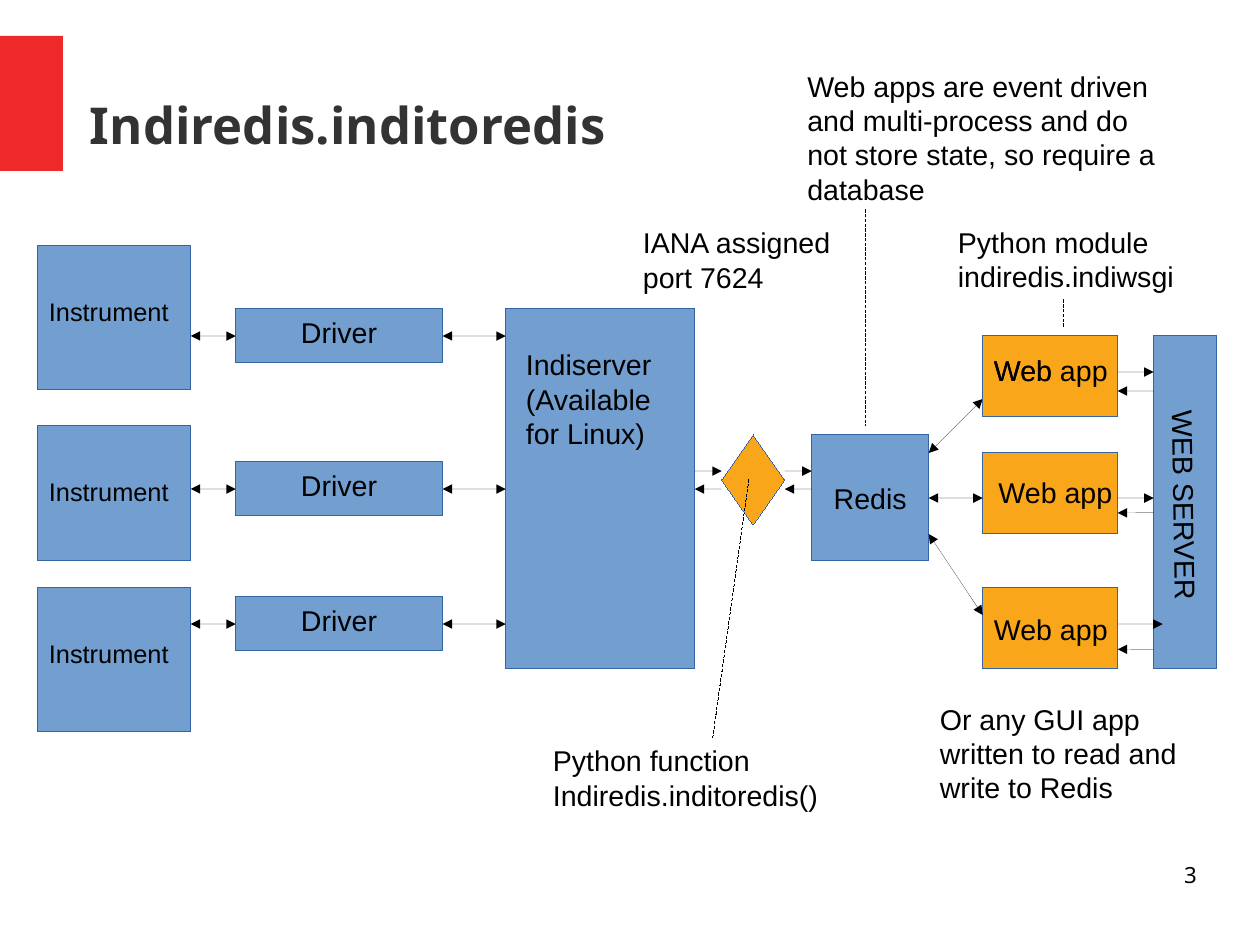
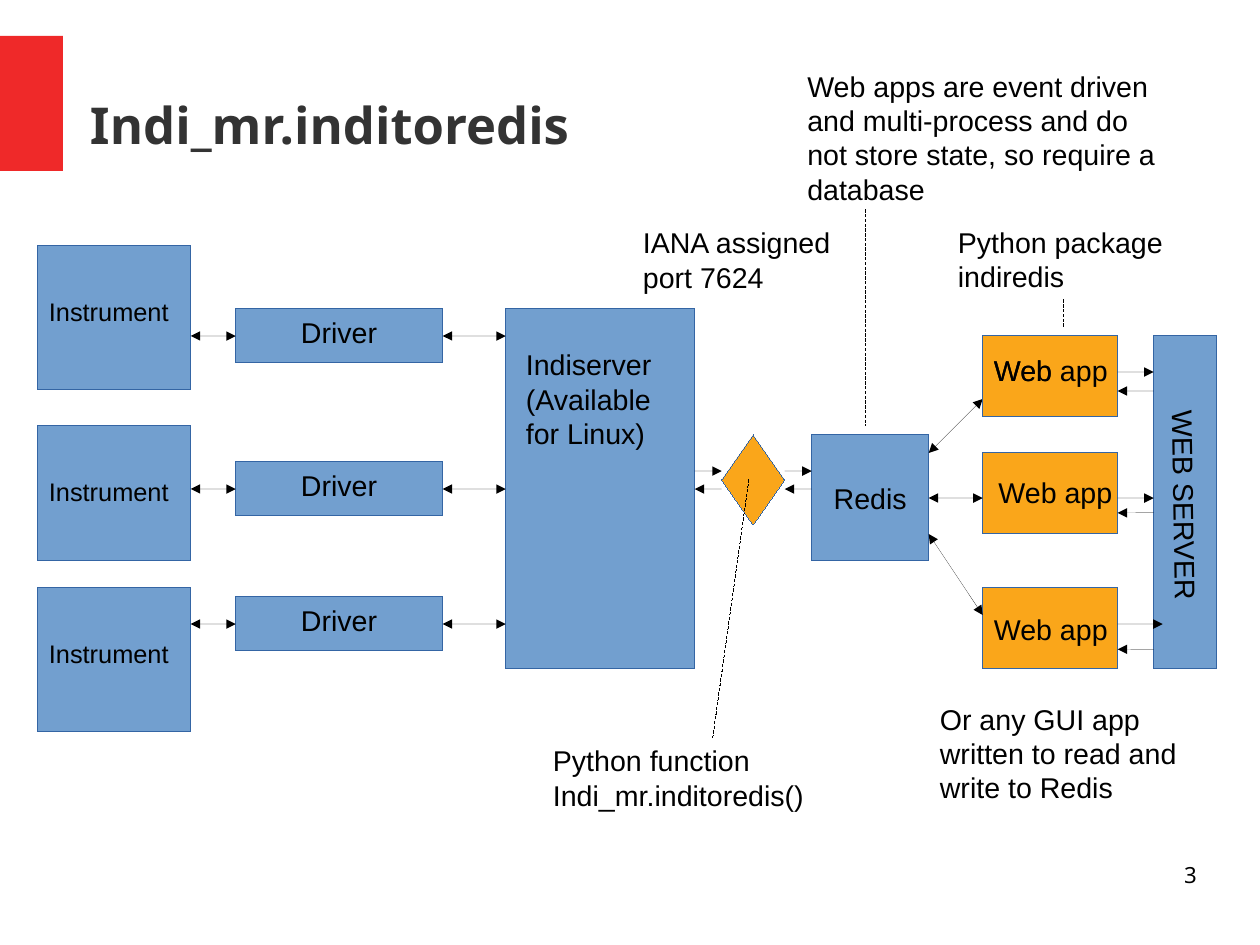
Before and after one commit to bernie-skipole/indi, a slide deck: slide 3 of indislides.odp. Drawn at 1260x945 pixels with LibreOffice and Linux fonts; fonts in the diff are those of the drawing. Boxes give left, top, right and bottom in pixels: in the first picture for what was removed or moved away, otherwise in the second. Text is boxed around its words. In the diff, an @@ line names an element or a change of style, - is before the commit and + after.

```diff
--- a/indislides.odp
+++ b/indislides.odp
@@ title at box(90, 105, 569, 152): text changed @@
-Indiredis.inditoredis
+Indi_mr.inditoredis
@@ text at box(958, 232, 1163, 288): text changed @@
-Python module
-indiredis.indiwsgi
+Python package
+indiredis
@@ text at box(553, 785, 804, 811): text changed @@
-Indiredis.inditoredis()
+Indi_mr.inditoredis()
```
Also in this commit, not shown: 9 other slides changed, 9 other files.
